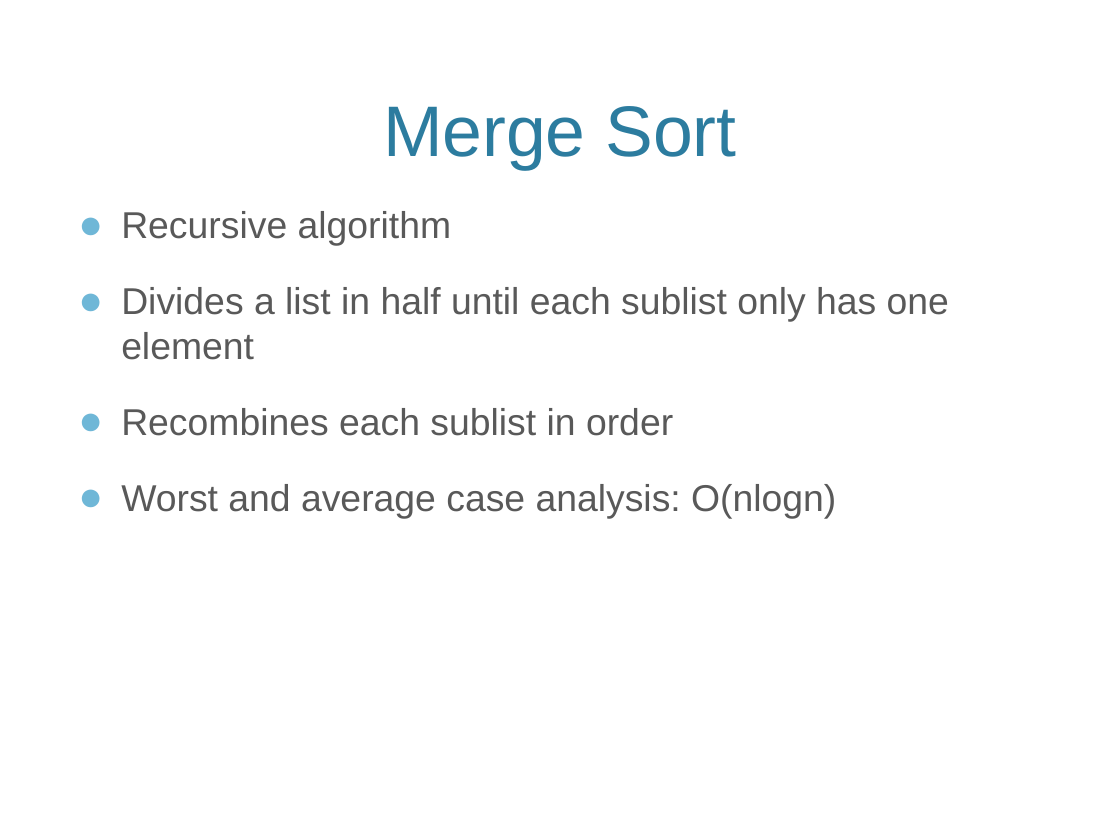
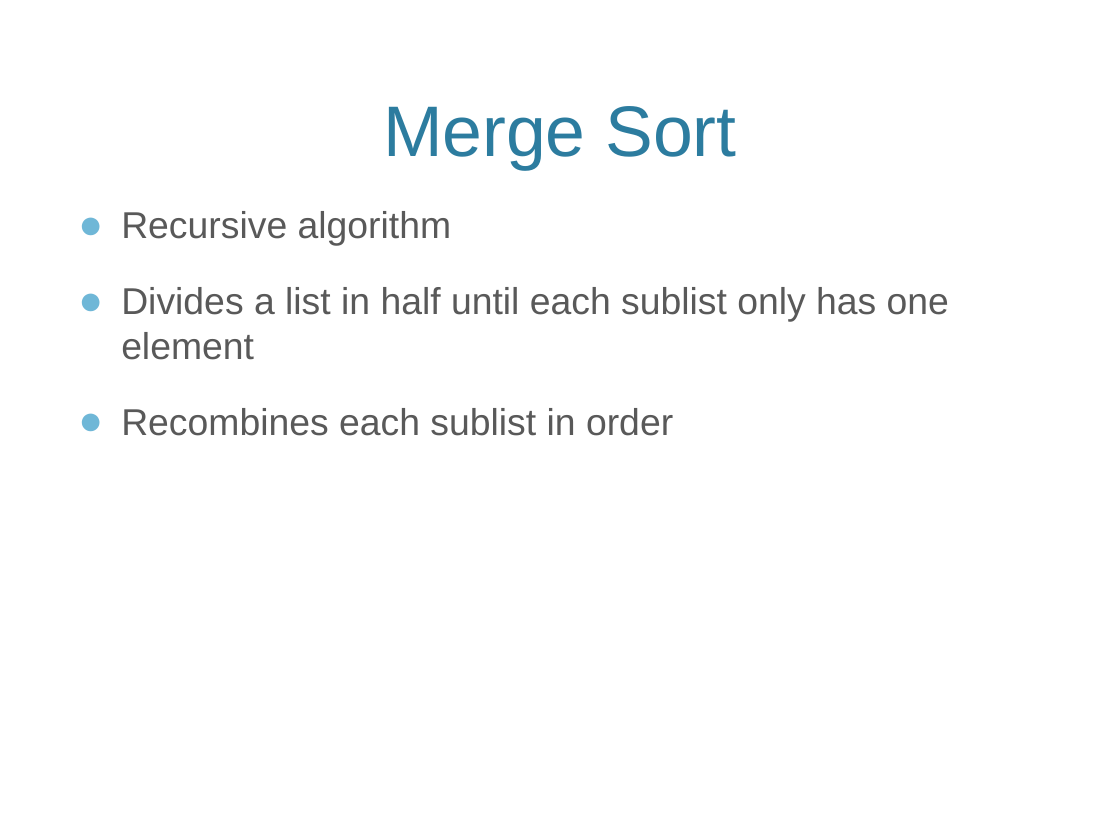
Before and after one commit to nikkipruitt/SortingProject, a slide deck: slide 2 of MergeSortPresentation.pptx. Drawn at 1120x840 pixels with LibreOffice and Linux fonts; fonts in the diff are those of the drawing; background and template pictures are left out. Boxes give left, top, right and bottom in pixels: in the first picture for what was removed or moved away, otherwise in the second. Text is boxed around its words. In the diff, an @@ line names an element or a change of style, - is before the commit and + after.

Commit message:
Adds screenshots and partial analysis slide

```diff
--- a/MergeSortPresentation.pptx
+++ b/MergeSortPresentation.pptx
@@ text at <box>121,484,836,519</box>: paragraph removed @@
-● Worst and average case analysis: O(nlogn)
```
Also in this commit, not shown: 3 slides added, 2 slides removed.
